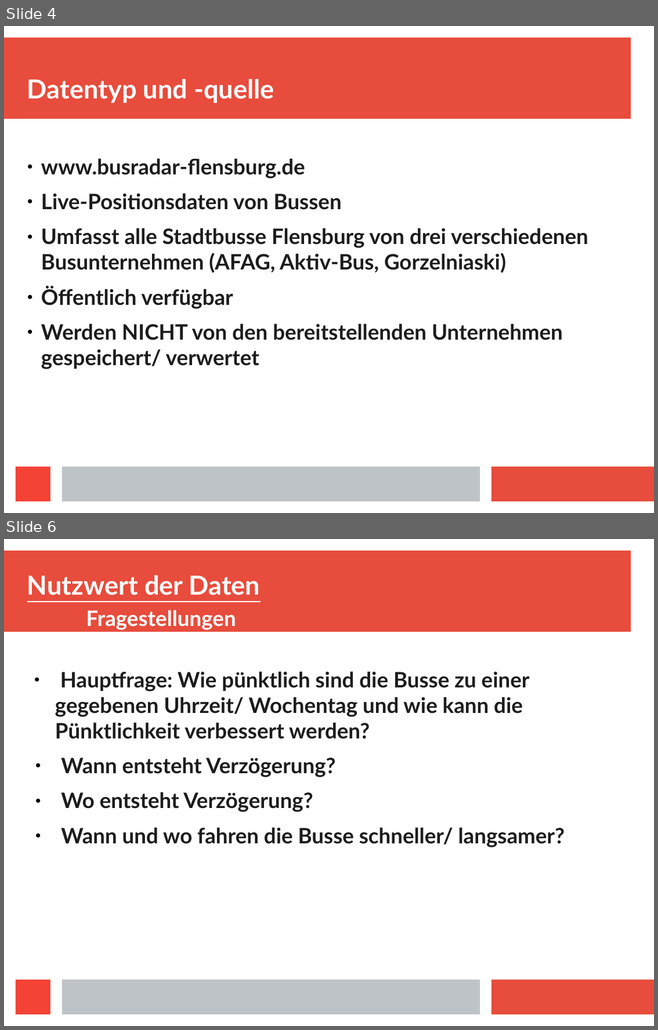
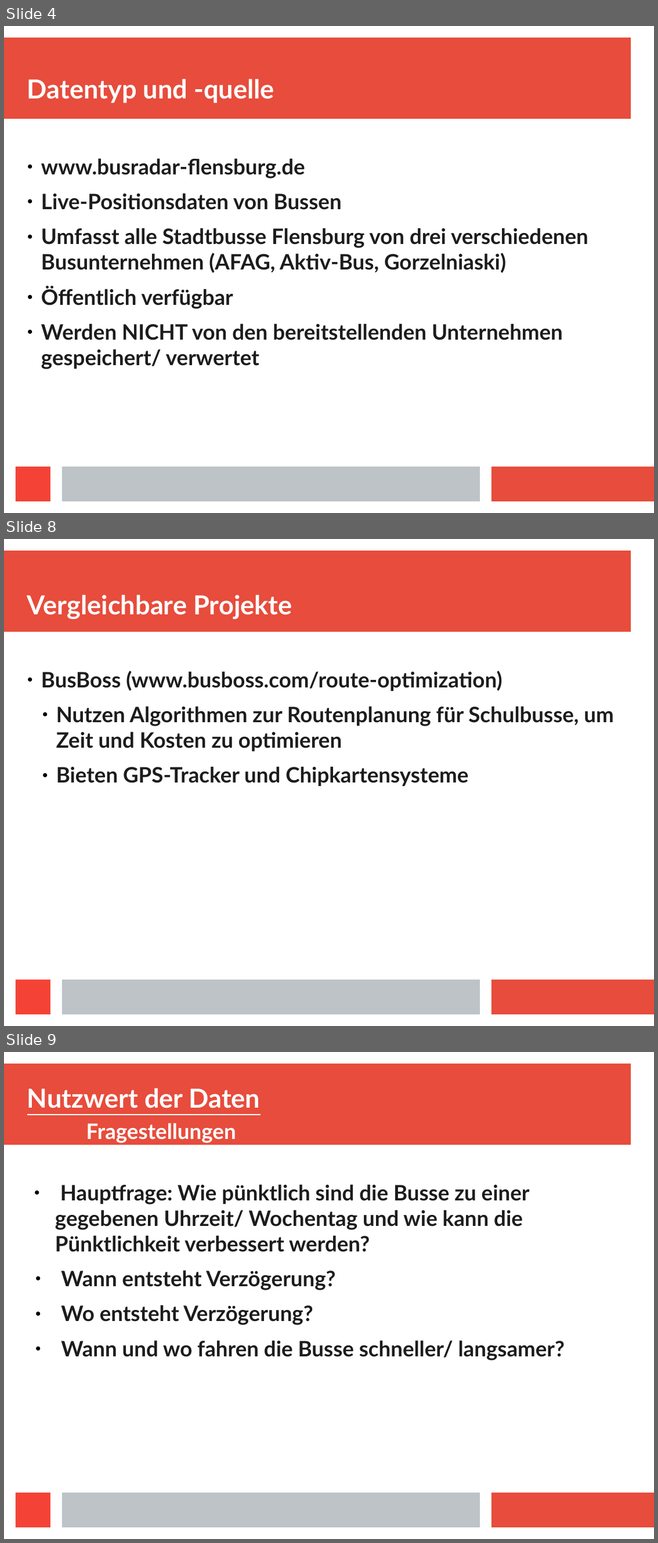
Before and after one commit to Centro1993/Busradar-Visualization, a slide deck: Presentation/Busradar-Mining.odp. Shown one above the other, each under a label of ours: slides 4 and 6 before the commit, slides 4, 8 and 9 after it; the slides between them are not shown. The pictures are 658x1030 and 658x1543 pixels, drawn with LibreOffice and Linux fonts; fonts in the diff are those of the drawing. Boxes give left, top, right and bottom in pixels: in the first picture for what was removed or moved away, otherwise in the second. Text is boxed around its words. In the diff, an @@ line names an element or a change of style, - is before the commit and + after.

```diff
--- a/Presentation/Busradar-Mining.odp
+++ b/Presentation/Busradar-Mining.odp
@@ slide 8 added at (x1=4, y1=539, x2=654, y2=1026), background #FFFFFF; not listed: 4 template elements that a slide beside it also shows @@
@@ title added at (x1=27, y1=595, x2=292, y2=619), 32 pt, text #FFFFFF, bold @@
+Vergleichbare Projekte
@@ text added at (x1=41, y1=671, x2=613, y2=786), 26 pt, text #1C1C1C, bold @@
+● BusBoss (www.busboss.com/route-optimization)
+● Nutzen Algorithmen zur Routenplanung für Schulbusse, um Zeit und Kosten zu optimieren
+● Bieten GPS-Tracker und Chipkartensysteme
@@ what was slide 6 is now slide 9 @@
```
Also in this commit, not shown: 3 slides changed, 7 other slides added, 1 other file.
